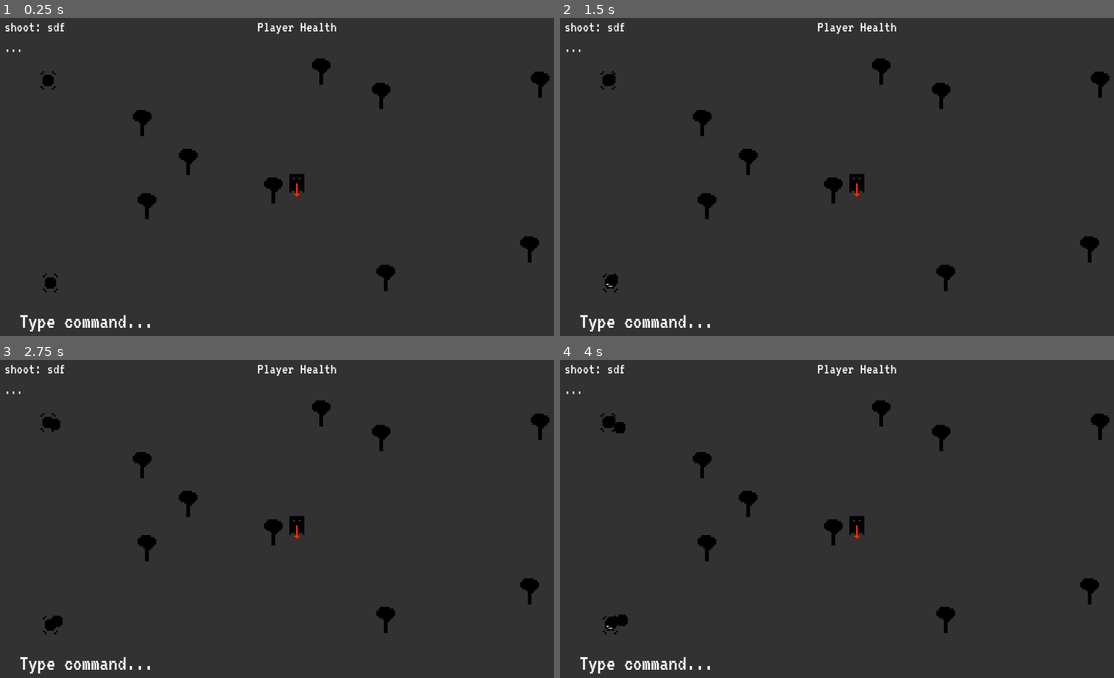
Above: before the commit, frames 1-4 (two rows, left to right).
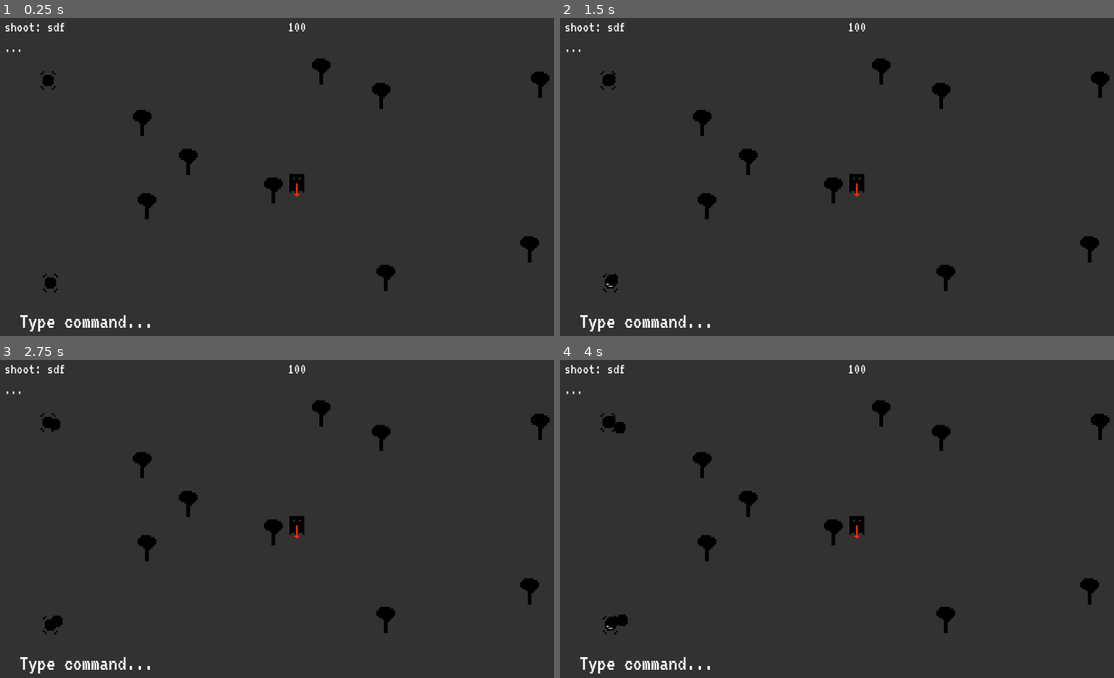
Above: after the commit, the same moments.

Repository: Anudin/LD41
Game: Godot game, scene res://Main.tscn
Same seed, same stepped clock (60 frames per second), same inputs: the game is played once before the commit and once after it.
Inputs:
- Up to frame 1 (0.25 s): no input
- Up to frame 2 (1.5 s): tap Enter at 0.5, 0.6 s; tap Space at 0.77, 1.25 s; tap Backspace at 1.35 s
- Up to frame 3 (2.75 s): tap Space at 1.52 s; tap Enter at 2 s; tap Delete at 2.1 s
- Up to frame 4 (4 s): tap Space at 2.75, 3.02, 3.77 s; tap Enter at 2.85, 3.5 s; tap Backspace at 3.6 s

The runs differ from the first frame. In frame 1, 0.2% of the frame differs, in the area x 46-61%, y 1-5%; in frame 2, 0.2%; in frame 3, 0.2%; in frame 4, 0.2%.

Commit message:
Fix HP display

Diff:
--- a/Player/Player.gd
+++ b/Player/Player.gd
@@ -11,9 +11,7 @@
 var speed = 60
 
 func _ready():
-	# Called every time the node is added to the scene.
-	# Initialization here
-	pass
+	emit_signal("health_changed", health)
 
 func _process(delta):
 	position += direction * speed * delta
